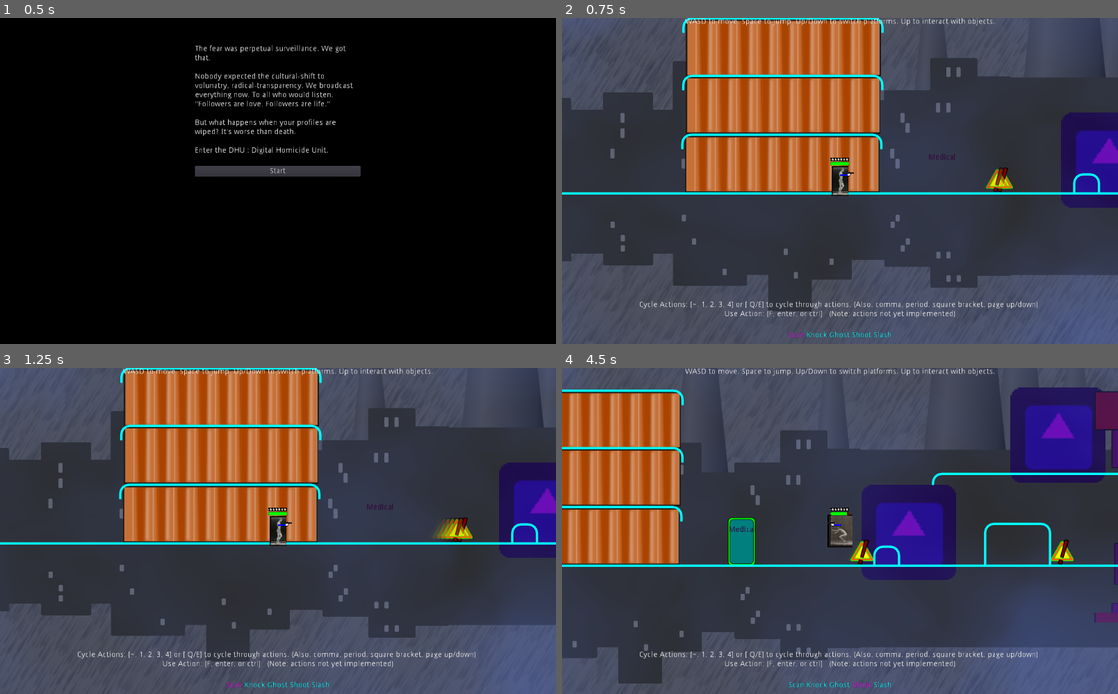
Above: before the commit, frames 1-4 (two rows, left to right).
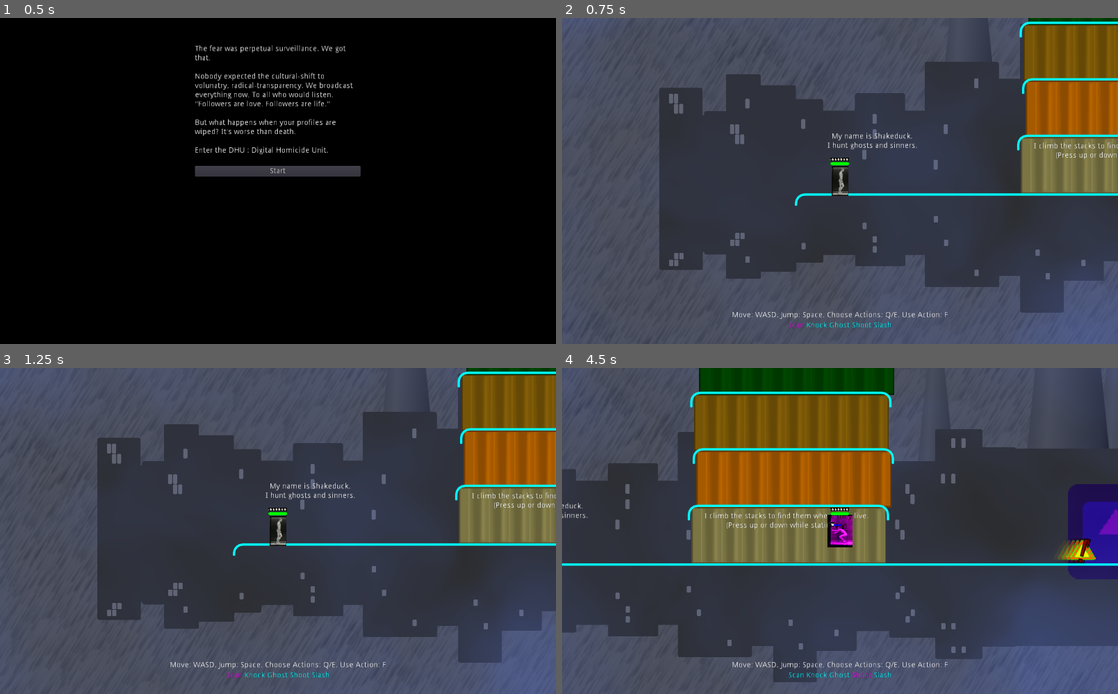
Above: after the commit, the same moments.

Repository: godot-wildlings/cyberpunk-jam-2019
Game: Godot game, scene res://Main.tscn
Two runs of this game, one before a commit and one after it. Both use one fixed random seed, a clock stepped at 60 frames per second and the inputs below. The engine's default icon, where the game draws it, is replaced by a stand-in: a white triangle on a blue panel in a dark square.
Inputs:
- Up to frame 1 (0.5 s): no input
- Up to frame 2 (0.75 s): click "Start" at 0.5 s
- Up to frame 3 (1.25 s): no input
- Up to frame 4 (4.5 s): tap F (action_selected) every 0.75 s from 1.25 to 4.25 s; hold D (mv_right) 1.28-2.03 s; tap Space (jump) at 1.35, 1.52, 1.82, 2.27, 2.3, 2.57, 3.05, 3.77, 3.8, 4.07 s; hold S (mv_down) 2.03-2.78 s; tap ` (action_0) at 2.1 s; hold D (mv_right) 2.78-3.53 s; tap 1 (action_1) at 2.85 s; hold W (mv_up) 3.53-4.28 s; tap 2 (action_2) at 3.6 s; hold A (mv_left) from 4.28 s (still down); tap 3 (action_3) at 4.35 s

Frame 1 is identical in both runs. In frame 2, 44% of the frame differs, in the area x 0-100%, y 0-99%; in frame 3, 44%; in frame 4, 52%.

Commit message:
level design - introducing concepts

Diff:
--- a/Levels/Level1.tscn
+++ b/Levels/Level1.tscn
@@ -7,7 +7,7 @@
 [ext_resource path="res://Scenery/FarBuildings.png" type="Texture" id=5]
 [ext_resource path="res://Scenery/StackedContainers.png" type="Texture" id=6]
 [ext_resource path="res://Scenery/Fog.tscn" type="PackedScene" id=7]
-[ext_resource path="res://Levels/ShippingContainer.png" type="Texture" id=8]
+[ext_resource path="res://Levels/ShippingContainer.tscn" type="PackedScene" id=8]
 [ext_resource path="res://Scenery/Console.tscn" type="PackedScene" id=9]
 [ext_resource path="res://Scenery/Door.tscn" type="PackedScene" id=10]
 [ext_resource path="res://NPCs/Enemies/Enemy.tscn" type="PackedScene" id=11]
@@ -21,19 +21,7 @@
 [sub_resource type="RectangleShape2D" id=3]
 extents = Vector2( 2003.54, 10 )
 
-[sub_resource type="RectangleShape2D" id=7]
-extents = Vector2( 762.032, 10 )
-
-[sub_resource type="RectangleShape2D" id=4]
-extents = Vector2( 59.7148, 38.8595 )
-
-[sub_resource type="RectangleShape2D" id=5]
-extents = Vector2( 22.7402, 17.5195 )
-
 [sub_resource type="RectangleShape2D" id=8]
-extents = Vector2( 183.321, 13.0464 )
-
-[sub_resource type="RectangleShape2D" id=6]
 extents = Vector2( 53.7192, 431.366 )
 
 [node name="Level1" type="Node2D"]
@@ -162,6 +150,7 @@
 shape = SubResource( 2 )
 
 [node name="Floors" type="Node2D" parent="."]
+editor/display_folded = true
 
 [node name="Floor1" type="StaticBody2D" parent="Floors" groups=[
 "platform",
@@ -173,75 +162,54 @@
 [node name="CollisionShape2D" type="CollisionShape2D" parent="Floors/Floor1"]
 shape = SubResource( 3 )
 
-[node name="Floor2" type="StaticBody2D" parent="Floors" groups=[
-"platform",
-]]
-position = Vector2( 1299.56, 359.65 )
-collision_layer = 4
-collision_mask = 3
-
-[node name="CollisionShape2D" type="CollisionShape2D" parent="Floors/Floor2"]
-shape = SubResource( 7 )
-
 [node name="Crates" type="Node2D" parent="."]
 
-[node name="Obstacle" type="StaticBody2D" parent="Crates" groups=[
-"obstacle",
-]]
-editor/display_folded = true
-position = Vector2( 693.285, 480.527 )
-collision_layer = 12
-collision_mask = 19
-
-[node name="CollisionShape2D" type="CollisionShape2D" parent="Crates/Obstacle"]
-shape = SubResource( 4 )
-
-[node name="Obstacle2" type="StaticBody2D" parent="Crates" groups=[
-"obstacle",
-]]
-position = Vector2( 437.275, 490.308 )
-collision_layer = 12
-collision_mask = 19
-
-[node name="CollisionShape2D" type="CollisionShape2D" parent="Crates/Obstacle2"]
-position = Vector2( 14.9642, 10.8831 )
-shape = SubResource( 5 )
-
-[node name="ShippingContainer1" type="StaticBody2D" parent="Crates"]
-position = Vector2( -109.065, 423.714 )
-collision_layer = 4
-collision_mask = 3
-
-[node name="CollisionShape2D" type="CollisionShape2D" parent="Crates/ShippingContainer1"]
-shape = SubResource( 8 )
-
-[node name="Sprite" type="Sprite" parent="Crates/ShippingContainer1"]
-position = Vector2( 0.598724, 41.3129 )
-texture = ExtResource( 8 )
-
-[node name="ShippingContainer2" type="StaticBody2D" parent="Crates"]
-position = Vector2( -107.268, 315.343 )
-collision_layer = 4
-collision_mask = 3
-
-[node name="CollisionShape2D" type="CollisionShape2D" parent="Crates/ShippingContainer2"]
-shape = SubResource( 8 )
-
-[node name="Sprite" type="Sprite" parent="Crates/ShippingContainer2"]
-position = Vector2( 0.598724, 41.3129 )
-texture = ExtResource( 8 )
-
-[node name="ShippingContainer3" type="StaticBody2D" parent="Crates"]
-position = Vector2( -107.003, 209.599 )
-collision_layer = 4
-collision_mask = 3
-
-[node name="CollisionShape2D" type="CollisionShape2D" parent="Crates/ShippingContainer3"]
-shape = SubResource( 8 )
-
-[node name="Sprite" type="Sprite" parent="Crates/ShippingContainer3"]
-position = Vector2( 0.598724, 41.3129 )
-texture = ExtResource( 8 )
+[node name="ShippingContainer1" parent="Crates" instance=ExtResource( 8 )]
+
+[node name="ShippingContainer13" parent="Crates" instance=ExtResource( 8 )]
+position = Vector2( -100.021, 319.708 )
+
+[node name="ShippingContainer14" parent="Crates" instance=ExtResource( 8 )]
+position = Vector2( -104.543, 215.701 )
+
+[node name="ShippingContainer15" parent="Crates" instance=ExtResource( 8 )]
+position = Vector2( -94.7639, 112.504 )
+
+[node name="ShippingContainer16" parent="Crates" instance=ExtResource( 8 )]
+position = Vector2( -92.1102, 6.35714 )
+
+[node name="ShippingContainer2" parent="Crates" instance=ExtResource( 8 )]
+position = Vector2( 951.78, 423.904 )
+
+[node name="ShippingContainer3" parent="Crates" instance=ExtResource( 8 )]
+position = Vector2( 998.545, 318.682 )
+
+[node name="ShippingContainer4" parent="Crates" instance=ExtResource( 8 )]
+position = Vector2( 966.812, 213.461 )
+
+[node name="ShippingContainer5" parent="Crates" instance=ExtResource( 8 )]
+position = Vector2( 985.184, 108.239 )
+
+[node name="ShippingContainer6" parent="Crates" instance=ExtResource( 8 )]
+position = Vector2( 1492.92, 427.244 )
+
+[node name="ShippingContainer7" parent="Crates" instance=ExtResource( 8 )]
+position = Vector2( 1477.89, 322.022 )
+
+[node name="ShippingContainer8" parent="Crates" instance=ExtResource( 8 )]
+position = Vector2( 1487.91, 216.801 )
+
+[node name="ShippingContainer9" parent="Crates" instance=ExtResource( 8 )]
+position = Vector2( 1457.84, 113.25 )
+
+[node name="ShippingContainer10" parent="Crates" instance=ExtResource( 8 )]
+position = Vector2( 1253.79, 4.59845 )
+
+[node name="ShippingContainer11" parent="Crates" instance=ExtResource( 8 )]
+position = Vector2( 1271.37, -102.645 )
+
+[node name="ShippingContainer12" parent="Crates" instance=ExtResource( 8 )]
+position = Vector2( 1261.2, -208.223 )
 
 [node name="Walls" type="Node2D" parent="."]
 editor/display_folded = true
@@ -250,34 +218,34 @@
 position = Vector2( -722.279, 454.414 )
 
 [node name="CollisionShape2D" type="CollisionShape2D" parent="Walls/WallLeft"]
-shape = SubResource( 6 )
+shape = SubResource( 8 )
 
 [node name="WallRight" type="StaticBody2D" parent="Walls"]
 position = Vector2( 3333.96, 406.581 )
 
 [node name="CollisionShape2D" type="CollisionShape2D" parent="Walls/WallRight"]
-shape = SubResource( 6 )
+shape = SubResource( 8 )
 
 [node name="Scenery" type="Node2D" parent="."]
 
 [node name="InteractiveObjects" type="Node2D" parent="."]
-editor/display_folded = true
 
 [node name="Console" parent="InteractiveObjects" instance=ExtResource( 9 )]
 position = Vector2( 3017.31, 499.855 )
 
 [node name="Door" parent="InteractiveObjects" instance=ExtResource( 10 )]
-position = Vector2( 185.341, 474.421 )
+position = Vector2( -229.345, 52.3661 )
 
 [node name="Door2" parent="InteractiveObjects" instance=ExtResource( 10 )]
 position = Vector2( 994.058, 474.421 )
 
 [node name="LockedMedical" parent="InteractiveObjects" instance=ExtResource( 10 )]
-position = Vector2( 1478.92, 309.716 )
+position = Vector2( 1512.6, 265.506 )
 locked = true
 
 [node name="Door4" parent="InteractiveObjects" instance=ExtResource( 10 )]
 position = Vector2( 1649.17, 474.421 )
+hidden_to_player = false
 
 [node name="Door5" parent="InteractiveObjects" instance=ExtResource( 10 )]
 position = Vector2( 2413.51, 476.477 )
@@ -285,22 +253,30 @@
 [node name="elevator" parent="InteractiveObjects" instance=ExtResource( 10 )]
 editor/display_folded = true
 position = Vector2( 1422.59, 476.125 )
+hidden_to_player = false
 
 [node name="Interaction" parent="InteractiveObjects/elevator" index="1"]
 door_type = 4
 
+[node name="Label" parent="InteractiveObjects/elevator" index="5"]
+text = "Elevator"
+
 [node name="exit" parent="InteractiveObjects/elevator" index="6"]
-position = Vector2( 0.857361, -168.903 )
+position = Vector2( -1.41473, -514.258 )
 
 [node name="elevator2" parent="InteractiveObjects" instance=ExtResource( 10 )]
 editor/display_folded = true
-position = Vector2( 1219.13, 307.599 )
+position = Vector2( 1417.45, -54.5347 )
+hidden_to_player = false
 
 [node name="Interaction" parent="InteractiveObjects/elevator2" index="1"]
 door_type = 4
 
+[node name="Label" parent="InteractiveObjects/elevator2" index="5"]
+text = "Elevator"
+
 [node name="exit" parent="InteractiveObjects/elevator2" index="6"]
-position = Vector2( -0.857391, 169.76 )
+position = Vector2( 6.59634, 532.648 )
 
 [node name="Enemies" type="Node2D" parent="."]
 editor/display_folded = true
@@ -312,10 +288,39 @@
 position = Vector2( 858.229, 501.343 )
 
 [node name="PlayerSpawn" type="Position2D" parent="."]
-position = Vector2( -1.948, 506.485 )
+position = Vector2( -620.75, 493.792 )
 
 [node name="DrawCollisionShapes" type="Node2D" parent="."]
 script = ExtResource( 12 )
+
+[node name="Instructions" type="Node2D" parent="."]
+
+[node name="Intro" type="Label" parent="Instructions"]
+margin_left = -697.505
+margin_top = 404.779
+margin_right = -423.505
+margin_bottom = 435.779
+text = "My name is Shakeduck.
+I hunt ghosts and sinners."
+align = 1
+
+[node name="HiddenDoors" type="Label" parent="Instructions"]
+margin_left = -197.207
+margin_top = 18.5889
+margin_right = 105.793
+margin_bottom = 49.5889
+text = "Some Doors are Hidden, but I have a scanner.
+(Press F to use your \"Scan\" ability.)"
+align = 1
+
+[node name="PlatformSwitching" type="Label" parent="Instructions"]
+margin_left = -263.871
+margin_top = 423.294
+margin_right = 39.1288
+margin_bottom = 454.294
+text = "I climb the stacks to find them where they live.
+(Press up or down while stationary)"
+align = 1
 [connection signal="body_entered" from="ResetZone/ResetArea" to="." method="_on_ResetArea_body_entered"]
 
 [editable path="InteractiveObjects/elevator"]
--- /dev/null
+++ b/Levels/ShippingContainer.gd
@@ -0,0 +1,14 @@
+extends StaticBody2D
+
+# Declare member variables here. Examples:
+# var a = 2
+# var b = "text"
+
+# Called when the node enters the scene tree for the first time.
+func _ready():
+	var rand_colors = [Color.darkblue, Color.darkgreen, Color.darkgoldenrod, Color.darkkhaki, Color.darkorange]
+	$Sprite.set_self_modulate(rand_colors[randi()%rand_colors.size()])
+
+# Called every frame. 'delta' is the elapsed time since the previous frame.
+#func _process(delta):
+#	pass
--- /dev/null
+++ b/Levels/ShippingContainer.tscn
@@ -0,0 +1,20 @@
+[gd_scene load_steps=4 format=2]
+
+[ext_resource path="res://Levels/ShippingContainer.gd" type="Script" id=1]
+[ext_resource path="res://Levels/ShippingContainerBW.png" type="Texture" id=2]
+
+[sub_resource type="RectangleShape2D" id=1]
+extents = Vector2( 183.321, 13.0464 )
+
+[node name="ShippingContainer" type="StaticBody2D"]
+position = Vector2( -109.065, 423.714 )
+collision_layer = 4
+collision_mask = 3
+script = ExtResource( 1 )
+
+[node name="CollisionShape2D" type="CollisionShape2D" parent="."]
+shape = SubResource( 1 )
+
+[node name="Sprite" type="Sprite" parent="."]
+position = Vector2( 0.598724, 41.3129 )
+texture = ExtResource( 2 )
--- a/Player/Player.gd
+++ b/Player/Player.gd
@@ -95,6 +95,7 @@
 	Game.player = self
 	character_height = $CollisionShape2D.get_shape().get_extents().y * 2
 	call_deferred("deferred_ready")
+	holster_gun()
 
 func deferred_ready():
 	pass
--- a/Player/Player.tscn
+++ b/Player/Player.tscn
@@ -337,14 +337,6 @@
 [node name="PlayerHUD" parent="CanvasLayer" instance=ExtResource( 5 )]
 margin_top = -87.0
 
-[node name="Label" type="Label" parent="CanvasLayer"]
-anchor_left = 0.5
-anchor_right = 0.5
-margin_left = -285.5
-margin_right = 285.5
-margin_bottom = 14.0
-text = "WASD to move. Space to jump. Up/Down to switch platforms. Up to interact with objects."
-
 [node name="HitstunTimer" type="Timer" parent="."]
 
 [node name="HealthBar" type="TextureProgress" parent="."]
--- a/Player/PlayerHUD.tscn
+++ b/Player/PlayerHUD.tscn
@@ -6,23 +6,21 @@
 anchor_top = 1.0
 anchor_right = 1.0
 anchor_bottom = 1.0
-margin_top = -14.0
-custom_constants/separation = 25
+margin_top = -33.0
+custom_constants/separation = 5
 alignment = 1
 script = ExtResource( 1 )
 
 [node name="Instructions" type="Label" parent="."]
-margin_top = 8.0
 margin_right = 1024.0
-margin_bottom = 39.0
-text = "Cycle Actions: [~, 1, 2, 3, 4] or [ Q/E] to cycle through actions. (Also, comma, period, square bracket, page up/down)
-Use Action: [F, enter, or ctrl]   (Note: actions not yet implemented)"
+margin_bottom = 14.0
+text = "Move: WASD, Jump: Space, Choose Actions: Q/E, Use Action: F"
 align = 1
 
 [node name="Actions" type="HBoxContainer" parent="."]
-margin_top = 64.0
+margin_top = 19.0
 margin_right = 1024.0
-margin_bottom = 78.0
+margin_bottom = 33.0
 alignment = 1
 
 [node name="Scan" type="Label" parent="Actions"]
--- a/Scenery/Door.tscn
+++ b/Scenery/Door.tscn
@@ -121,23 +121,22 @@
 "values": [ false, true, true, false ]
 }
 
+[sub_resource type="Animation" id=6]
+length = 0.1
+tracks/0/type = "value"
+tracks/0/path = NodePath("Sprite:frame")
+tracks/0/interp = 1
+tracks/0/loop_wrap = true
+tracks/0/imported = false
+tracks/0/enabled = true
+tracks/0/keys = {
+"times": PoolRealArray( 0, 0.1 ),
+"transitions": PoolRealArray( 1, 1 ),
+"update": 1,
+"values": [ 14, 7 ]
+}
+
 [sub_resource type="Animation" id=7]
-length = 0.1
-tracks/0/type = "value"
-tracks/0/path = NodePath("Sprite:frame")
-tracks/0/interp = 1
-tracks/0/loop_wrap = true
-tracks/0/imported = false
-tracks/0/enabled = true
-tracks/0/keys = {
-"times": PoolRealArray( 0, 0.1 ),
-"transitions": PoolRealArray( 1, 1 ),
-"update": 1,
-"values": [ 14, 7 ]
-}
-
-[sub_resource type="Animation" id=5]
-resource_name = "open"
 tracks/0/type = "value"
 tracks/0/path = NodePath("Sprite:frame")
 tracks/0/interp = 1
@@ -290,9 +289,9 @@
 anims/access_denied = SubResource( 2 )
 anims/close = SubResource( 3 )
 anims/hide = SubResource( 4 )
-anims/interact_old = SubResource( 6 )
-anims/lock = SubResource( 7 )
-anims/open = SubResource( 5 )
+anims/interact_old = SubResource( 5 )
+anims/lock = SubResource( 6 )
+anims/open = SubResource( 7 )
 anims/reveal = SubResource( 8 )
 anims/show = SubResource( 9 )
 anims/unlock = SubResource( 10 )
Not shown: 1 places in Levels/Level1.tscn that only renumber resources
Binary file added: Levels/ShippingContainerBW.png
Not shown, added: Levels/ShippingContainerBW.png.import
Not shown: 1 places in Scenery/Door.tscn that only renumber resources
